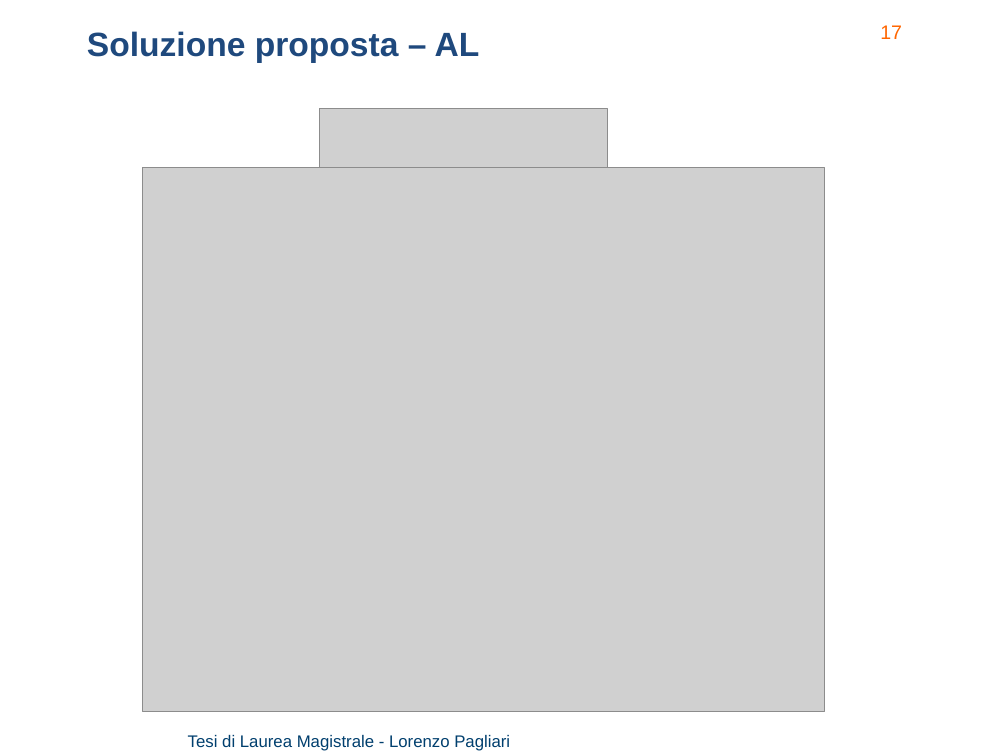
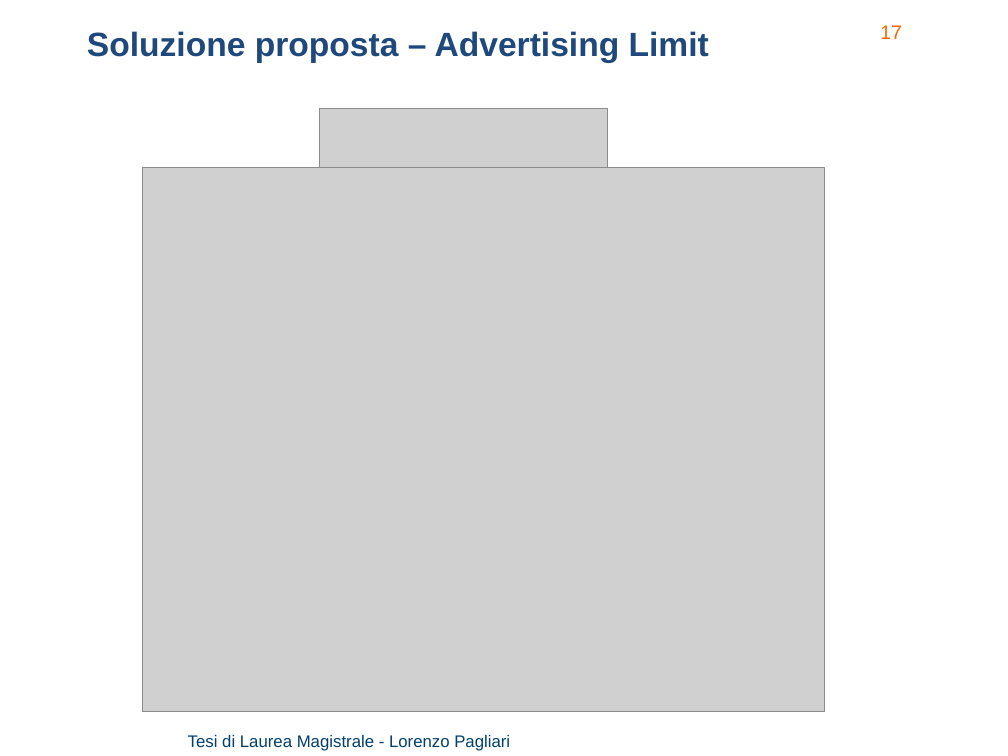
Before and after one commit to lorenzo-pagliari/Tesi, a slide deck: slide 17 of presentazione/Pagliari Lorenzo - presentazione_v2.pptx. Drawn at 1008x756 pixels with LibreOffice and Linux fonts; fonts in the diff are those of the drawing; grey boxes stand for pictures; background and template pictures are left out. Boxes give left, top, right and bottom in pixels: in the first picture for what was removed or moved away, otherwise in the second. Text is boxed around its words. In the diff, an @@ line names an element or a change of style, - is before the commit and + after.

```diff
--- a/presentazione/Pagliari Lorenzo - presentazione_v2.pptx
+++ b/presentazione/Pagliari Lorenzo - presentazione_v2.pptx
@@ text at (87,31,709,63): text changed @@
-Soluzione proposta – AL
+Soluzione proposta – Advertising Limit
```
Also in this commit, not shown: 9 other slides changed, 4 slides added, 2 other files.
